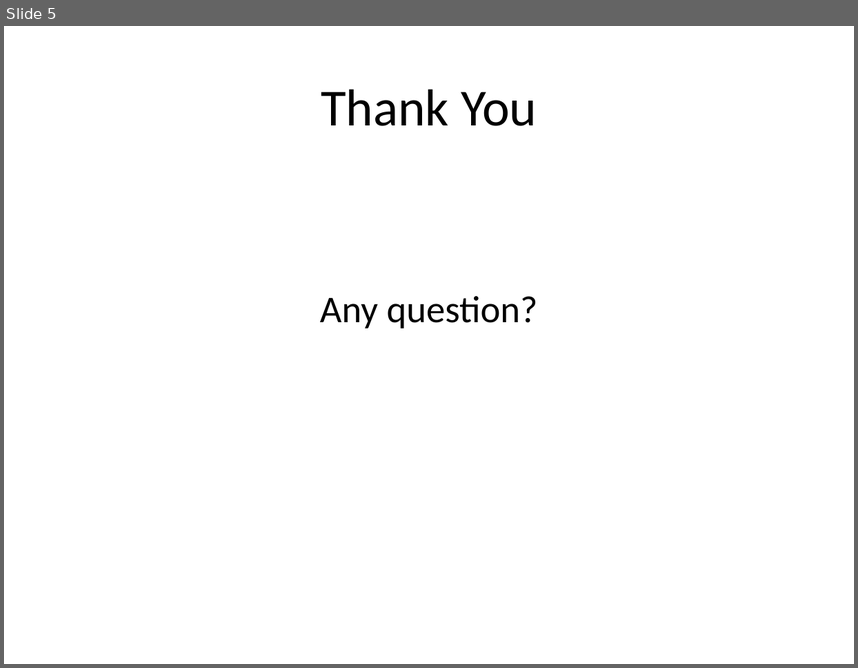
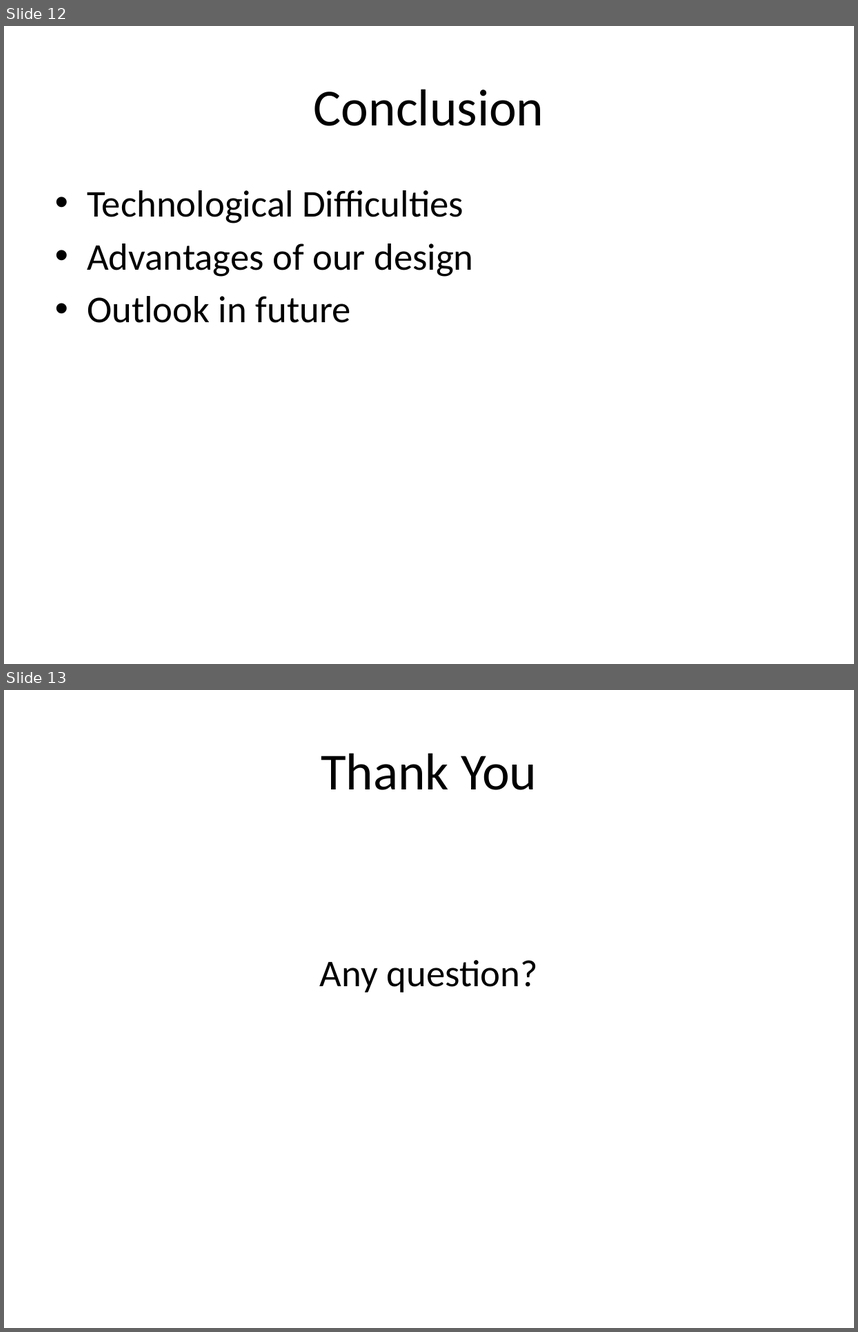
Before and after one commit to kaxi1111/SB, a slide deck: Final Research Presentation.pptx. Shown one above the other, each under a label of ours: slide 5 before the commit, slides 12 and 13 after it. The pictures are 858x668 and 858x1332 pixels, drawn with LibreOffice and Linux fonts; fonts in the diff are those of the drawing. Boxes give left, top, right and bottom in pixels: in the first picture for what was removed or moved away, otherwise in the second. Text is boxed around its words. In the diff, an @@ line names an element or a change of style, - is before the commit and + after.

```diff
--- a/Final Research Presentation.pptx
+++ b/Final Research Presentation.pptx
@@ slide 12 added at [4,26,854,664], background #FFFFFF @@
@@ title added at [314,89,544,126], 44 pt, text #000000 @@
+Conclusion
@@ text added at [87,190,473,323], 32 pt, text #000000 @@
+• Technological Difficulties
+• Advantages of our design
+• Outlook in future
@@ what was slide 5 is now slide 13 @@
```
Also in this commit, not shown: 3 slides changed, 8 other slides added, 1 slide removed, 2 other files.
